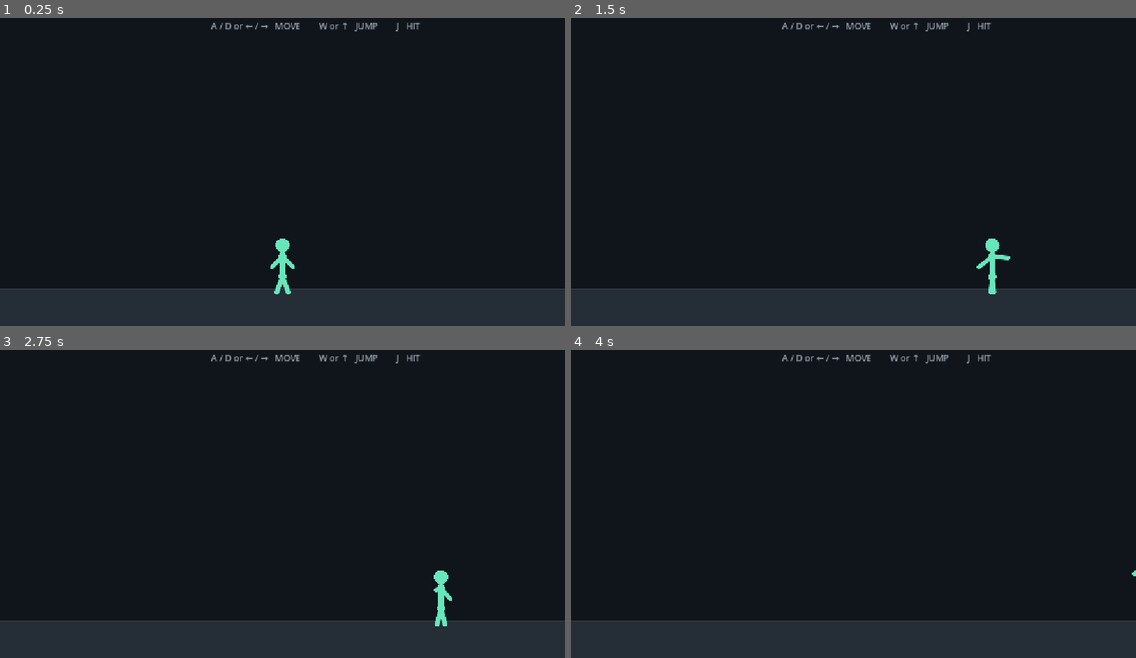
Above: before the commit, frames 1-4 (two rows, left to right).
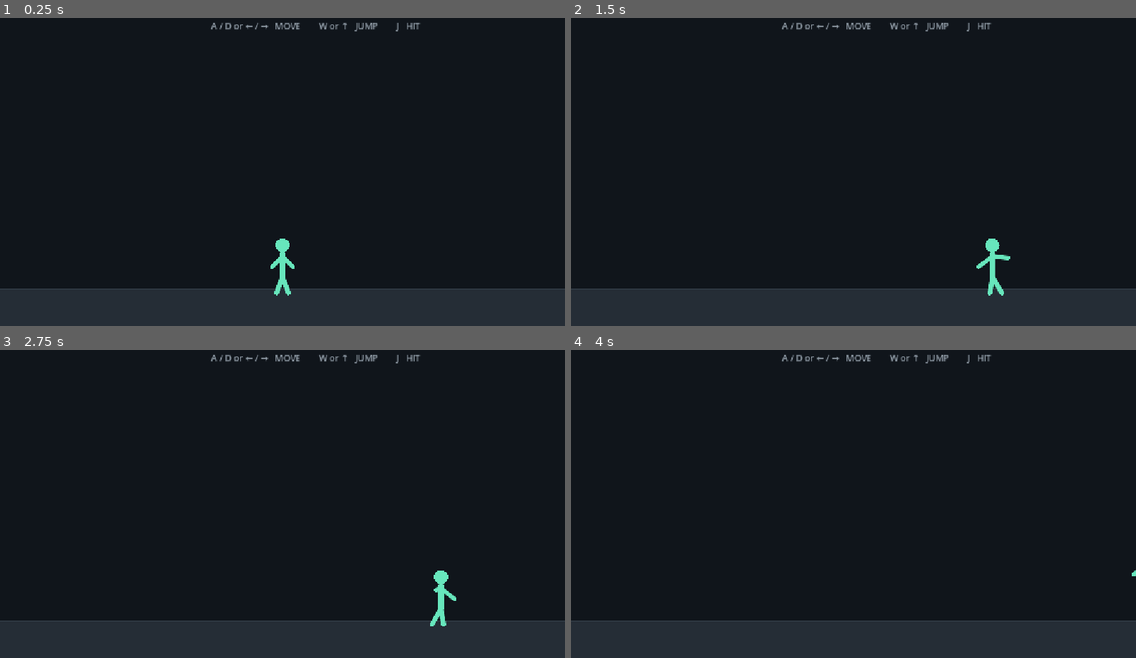
Above: after the commit, the same moments.

Repository: divanburke/ShadowSwap
Game: Godot game, scene res://main.tscn
Two runs of this game, one before a commit and one after it. Both use one fixed random seed, a clock stepped at 60 frames per second and the inputs below.
Inputs:
- Up to frame 1 (0.25 s): no input
- Up to frame 2 (1.5 s): tap Enter at 0.5 s; hold J 0.53-1.28 s; hold D from 0.53 s (still down); tap W at 0.77 s; tap J at 1.35 s
- Up to frame 3 (2.75 s): tap W at 1.52 s; release D at 2.03 s; hold A from 2.03 s (still down); hold J from 2.03 s (still down)
- Up to frame 4 (4 s): release A at 2.78 s; release J at 2.78 s; hold D from 2.78 s (still down); tap J at 2.85 s; tap W at 3.02, 3.77 s; hold J from 3.53 s (still down)

The runs differ from the first frame. In frame 1, less than 0.1% of the frame differs, in the area x 48-52%, y 76-91%; in frame 2, less than 0.1%; in frame 3, 0.1%, in the area x 76-81%, y 76-90%; in frame 4, less than 0.1%.

Commit message:
Use spring physics for limb animation and clean joints

Diff:
--- a/scripts/fighter.gd
+++ b/scripts/fighter.gd
@@ -29,11 +29,26 @@
 const ATTACK_COOLDOWN = 0.26
 
 const MINT_GREEN = Color("#67e6bc")
-const SHOULDER_JOINT_RADIUS = 7.0
-const HIP_JOINT_RADIUS = 8.0
+
+# Spring-driven limb motion. These values make the limbs react to the
+# character's movement instead of following a fixed walking sine wave.
+const LIMB_SPRING = 32.0
+const LIMB_DAMPING = 8.5
+const FOOT_SPRING = 42.0
+const FOOT_DAMPING = 10.0
 
 var facing = 1.0
-var walking_phase = 0.0
+
+var left_hand_offset = Vector2(-22.0, -3.0)
+var right_hand_offset = Vector2(22.0, -3.0)
+var left_hand_velocity = Vector2.ZERO
+var right_hand_velocity = Vector2.ZERO
+
+var left_foot_offset = Vector2(-12.0, 49.0)
+var right_foot_offset = Vector2(12.0, 49.0)
+var left_foot_velocity = Vector2.ZERO
+var right_foot_velocity = Vector2.ZERO
+
 var attack_timer = 0.0
 var attack_cooldown = 0.0
 var jump_was_down = false
@@ -72,7 +87,7 @@
 func _physics_process(delta):
 	read_input()
 	update_movement(delta)
-	update_animation(delta)
+	update_limb_physics(delta)
 
 	if attack_timer > 0.0:
 		attack_timer = maxf(attack_timer - delta, 0.0)
@@ -167,23 +182,108 @@
 	attack_cooldown = ATTACK_COOLDOWN
 
 
-func update_animation(delta):
-	var speed_ratio = clampf(absf(velocity.x) / MOVE_SPEED, 0.0, 1.0)
-
-	if is_on_floor() and speed_ratio > 0.05:
-		# Faster movement produces a faster but still controlled gait.
-		walking_phase += delta * (5.5 + speed_ratio * 10.0)
+func update_limb_physics(delta):
+	# Horizontal movement creates inertial lag in the arms. There is no
+	# artificial arm swing cycle; the arms react to what the body is doing.
+	var velocity_ratio = clampf(
+		velocity.x / MOVE_SPEED,
+		-1.0,
+		1.0
+	)
+
+	var vertical_ratio = clampf(
+		velocity.y / JUMP_SPEED,
+		-1.0,
+		1.0
+	)
+
+	var arm_drag = velocity_ratio * 7.0
+	var arm_lift = clampf(-vertical_ratio * 4.0, -4.0, 4.0)
+
+	var left_hand_target = Vector2(
+		-22.0 - arm_drag,
+		-3.0 + arm_lift
+	)
+
+	var right_hand_target = Vector2(
+		22.0 - arm_drag,
+		-3.0 + arm_lift
+	)
+
+	var left_foot_target = Vector2(
+		-12.0 + velocity_ratio * 7.0,
+		49.0
+	)
+
+	var right_foot_target = Vector2(
+		12.0 + velocity_ratio * 7.0,
+		49.0
+	)
+
+	if not is_on_floor():
+		left_foot_target.y += 3.0
+		right_foot_target.y += 3.0
+
+	var left_hand_state = spring_vector(
+		left_hand_offset,
+		left_hand_velocity,
+		left_hand_target,
+		LIMB_SPRING,
+		LIMB_DAMPING,
+		delta
+	)
+	left_hand_offset = left_hand_state[0]
+	left_hand_velocity = left_hand_state[1]
+
+	var right_hand_state = spring_vector(
+		right_hand_offset,
+		right_hand_velocity,
+		right_hand_target,
+		LIMB_SPRING,
+		LIMB_DAMPING,
+		delta
+	)
+	right_hand_offset = right_hand_state[0]
+	right_hand_velocity = right_hand_state[1]
+
+	var left_foot_state = spring_vector(
+		left_foot_offset,
+		left_foot_velocity,
+		left_foot_target,
+		FOOT_SPRING,
+		FOOT_DAMPING,
+		delta
+	)
+	left_foot_offset = left_foot_state[0]
+	left_foot_velocity = left_foot_state[1]
+
+	var right_foot_state = spring_vector(
+		right_foot_offset,
+		right_foot_velocity,
+		right_foot_target,
+		FOOT_SPRING,
+		FOOT_DAMPING,
+		delta
+	)
+	right_foot_offset = right_foot_state[0]
+	right_foot_velocity = right_foot_state[1]
+
+
+func spring_vector(current, current_velocity, target, stiffness, damping, delta):
+	var acceleration = (target - current) * stiffness
+	acceleration -= current_velocity * damping
+
+	current_velocity += acceleration * delta
+	current += current_velocity * delta
+
+	return [current, current_velocity]
+
+
+func update_spring_state():
+	pass
 
 
 func get_point(name):
-	# One straight, continuous pill is used for each arm and each leg.
-	# Both shoulder pivots and both hip pivots stay on the body's centerline.
-	var stride = sin(walking_phase) * 10.0 * facing
-	var opposite_stride = -stride
-
-	var arm_swing = stride * 0.70
-	var opposite_arm_swing = -arm_swing
-
 	var attack_progress = 0.0
 
 	if attack_timer > 0.0:
@@ -209,10 +309,7 @@
 					-22.0
 				)
 
-			return Vector2(
-				-22.0 - arm_swing,
-				-3.0
-			)
+			return left_hand_offset
 
 		"hand_right":
 			if attack_timer > 0.0 and facing > 0.0:
@@ -221,10 +318,7 @@
 					-22.0
 				)
 
-			return Vector2(
-				22.0 + opposite_arm_swing,
-				-3.0
-			)
+			return right_hand_offset
 
 		"left_hip":
 			return Vector2(0.0, 16.0)
@@ -233,16 +327,10 @@
 			return Vector2(0.0, 16.0)
 
 		"left_foot":
-			return Vector2(
-				-12.0 + stride,
-				49.0
-			)
+			return left_foot_offset
 
 		"right_foot":
-			return Vector2(
-				12.0 + opposite_stride,
-				49.0
-			)
+			return right_foot_offset
 
 	return Vector2.ZERO
 
@@ -255,79 +343,53 @@
 	var shoulder_right = get_point("shoulder_right")
 	var hand_left = get_point("hand_left")
 	var hand_right = get_point("hand_right")
-
 	var left_hip = get_point("left_hip")
 	var right_hip = get_point("right_hip")
 	var left_foot = get_point("left_foot")
 	var right_foot = get_point("right_foot")
 
+	# Limbs are drawn first. The torso then covers their roots, preventing
+	# bumps or blobs at the shoulder and hip connections.
+	draw_pill(
+		shoulder_left,
+		hand_left,
+		8.0,
+		color
+	)
+
+	draw_pill(
+		shoulder_right,
+		hand_right,
+		8.0,
+		color
+	)
+
+	draw_pill(
+		left_hip,
+		left_foot,
+		9.0,
+		color
+	)
+
+	draw_pill(
+		right_hip,
+		right_foot,
+		9.0,
+		color
+	)
+
+	# Torso covers the upper ends of the limbs.
+	draw_pill(
+		Vector2(0.0, -30.0),
+		Vector2(0.0, 16.0),
+		11.0,
+		color
+	)
+
 	# Head.
 	draw_circle(
 		head,
 		14.0,
-		color
-	)
-
-	# Rounded solid torso.
-	draw_pill(
-		Vector2(0.0, -30.0),
-		Vector2(0.0, 16.0),
-		11.0,
-		color
-	)
-
-	# One continuous arm per side.
-	draw_pill(
-		shoulder_left,
-		hand_left,
-		8.0,
-		color
-	)
-
-	draw_pill(
-		shoulder_right,
-		hand_right,
-		8.0,
-		color
-	)
-
-	# One continuous leg per side.
-	draw_pill(
-		left_hip,
-		left_foot,
-		9.0,
-		color
-	)
-
-	draw_pill(
-		right_hip,
-		right_foot,
-		9.0,
-		color
-	)
-
-	# Rounded centers make the centered pivot points clean and continuous.
-	draw_circle(
-		shoulder_left,
-		8.0,
-		color
-	)
-
-	draw_circle(
-		shoulder_right,
-		8.0,
-		color
-	)
-
-	draw_circle(
-		left_hip,
-		8.5,
-		color
-	)
-
-	draw_circle(
-		right_hip,
-		8.5,
 		color
 	)
 
